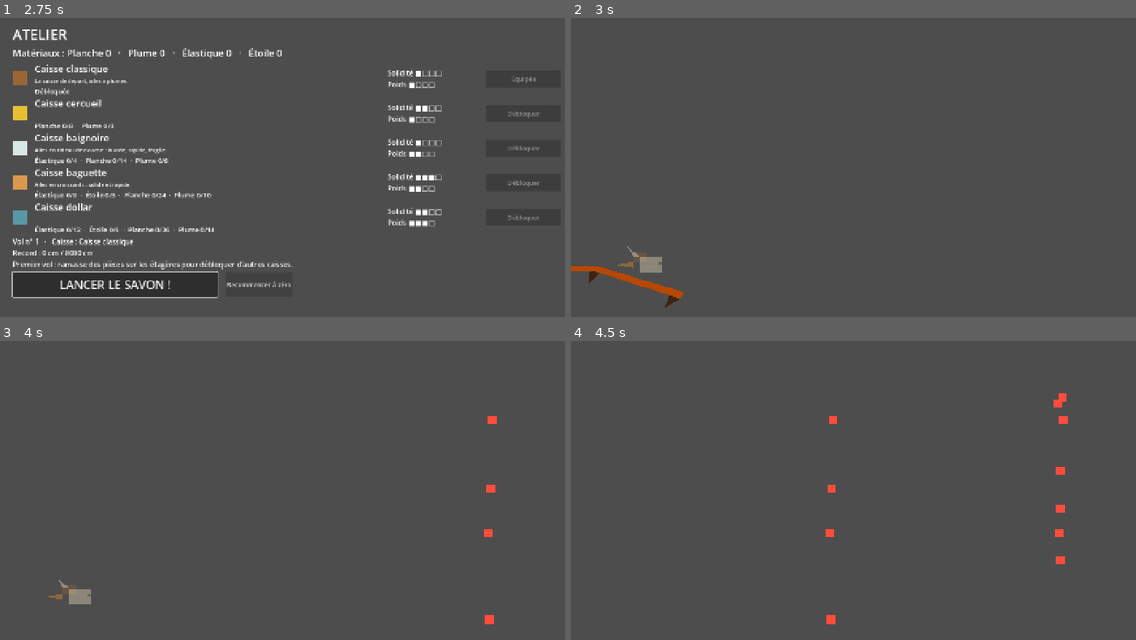
Above: before the commit, frames 1-4 (two rows, left to right).
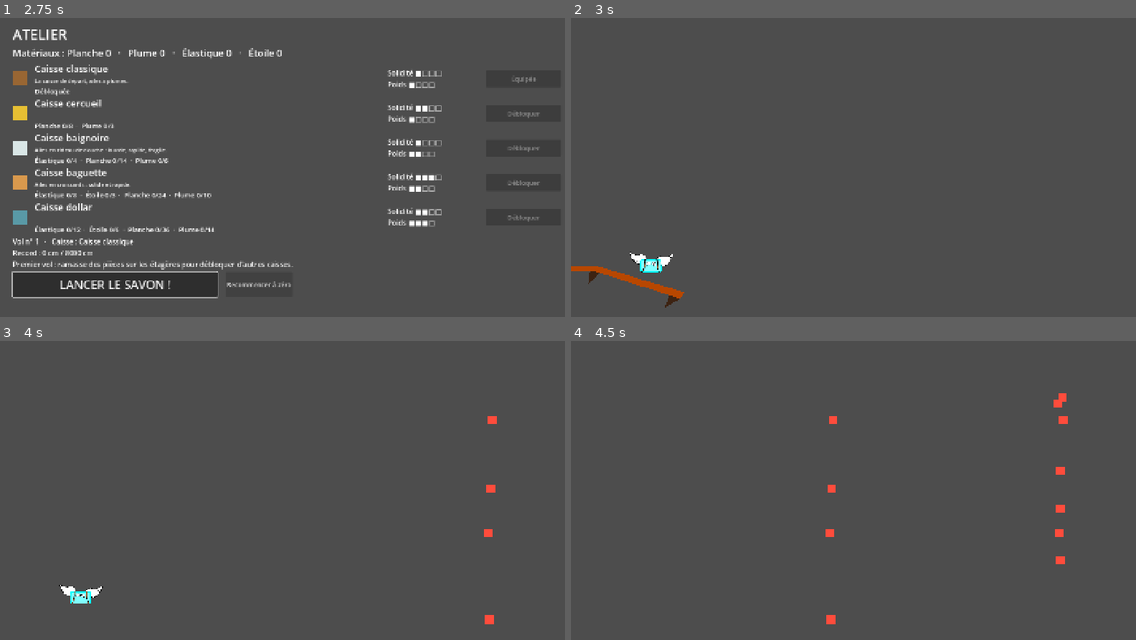
Above: after the commit, the same moments.

Repository: atostivint/LesAilesEtLaCaisse
Game: Godot game, scene res://scenes/atelier.tscn
Two runs of this game, one before a commit and one after it. Both use one fixed random seed, a clock stepped at 60 frames per second and the inputs below.
Inputs (mouse positions are in pixels of both pictures, inside the frame that each line leads up to):
- Up to frame 1 (2.75 s): click "Recommencer à zéro" at 0.5 s; click "Recommencer à zéro" at 1.25 s; click "Recommencer à zéro" at 2 s
- Up to frame 2 (3 s): click "LANCER LE SAVON !" at 2.75 s
- Up to frame 3 (4 s): move the mouse to (412, 484) at 3.52 s; hold Space (thrust) from 3.53 s (still down); click (412, 484) at 3.67 s
- Up to frame 4 (4.5 s): move the mouse to (740, 517) at 4.27 s; release Space (thrust) at 4.28 s

Frame 1 is identical in both runs. In frame 2, 0.4% of the frame differs, in the area x 8-19%, y 76-86%; in frame 3, 0.3%; in frame 4, nothing differs.

Commit message:
Integrate soap sprite

Diff:
--- a/scenes/soap.gd
+++ b/scenes/soap.gd
@@ -4,8 +4,64 @@
 var gravity: float
 var jet_thrust: float
 
+##  - les ailes battent en boucle (AnimationPlayer « WingsPlayer »), plus vite quand le jet est maintenu ;
+##  - les yeux regardent devant, puis de temps en temps en bas d'un côté ou de l'autre (peur de tomber) ;
+##  - la bouche change de forme en cycle ;
+##  - la caisse affichée est celle que le joueur a équipée.
+
+## Couleur du savon (teinte le fond ; le contour et le reflet restent intacts).
+@export var body_color := Color(0, 1, 1):
+	set(value):
+		body_color = value
+		if is_node_ready():
+			$Visuals/Fond.self_modulate = value
+
+@export_group("Ailes")
+## Vitesse du battement quand le jet est maintenu (1 = vitesse normale).
+@export_range(1.0, 4.0, 0.1) var flap_boost := 2.2
+
+@export_group("Regard")
+## Amplitude maximale des pupilles (unités du dessin : x de chaque côté, y vers le bas).
+@export var gaze_range := Vector2(5.0, 7.0)
+## Durée du coup d'oeil d'une position à l'autre (s).
+@export_range(0.02, 0.5, 0.01) var gaze_move_time := 0.12
+## Attente avant de regarder en bas : min et max (s).
+@export var glance_wait := Vector2(1.5, 4.0)
+## Durée d'un regard en bas : min et max (s).
+@export var glance_hold := Vector2(0.5, 1.0)
+
+@export_group("Bouche")
+## Formes de bouche, jouées dans l'ordre en boucle.
+@export var mouths: Array[Texture2D] = []
+## Temps entre deux formes de bouche (s).
+@export_range(0.2, 5.0, 0.1) var mouth_interval := 1.4
+
+## Vrai quand le jet est maintenu : les ailes battent plus vite.
+var thrusting := false:
+	set(value):
+		thrusting = value
+		if is_node_ready():
+			wings_player.speed_scale = flap_boost if value else 1.0
+
+var _mouth_index := 0
+var _looking_down := false
+var _gaze_tween: Tween
+
+@onready var wings_player: AnimationPlayer = $WingsPlayer
+@onready var pupil_left: Sprite2D = $Visuals/PupilleGauche
+@onready var pupil_right: Sprite2D = $Visuals/PupilleDroite
+@onready var mouth: Sprite2D = $Visuals/Bouche
+@onready var crate: Sprite2D = $Visuals/Caisse
+@onready var gaze_timer: Timer = $GazeTimer
+@onready var mouth_timer: Timer = $MouthTimer
+
 func _ready() -> void:
 	velocity = Vector2(1, 1)
+
+	$Visuals/Fond.self_modulate = body_color
+	mouth_timer.wait_time = mouth_interval
+	_show_mouth()
+	_wait_next_glance()
 
 func _physics_process(delta: float) -> void:
 	velocity += Vector2(0, gravity) * delta
@@ -17,3 +73,40 @@
 		velocity.y -= jet_thrust * delta
 
 	move_and_slide()
+
+
+func set_crate_texture(texture: Texture2D) -> void:
+	## La caisse portée sur le dos : celle équipée à l'atelier (CrateData.texture).
+	crate.texture = texture
+
+
+func look(direction: Vector2) -> void:
+	## Déplace les pupilles vers `direction` (x et y entre -1 et 1, y positif = en bas), en douceur.
+	var target := direction.clampf(-1.0, 1.0) * gaze_range
+	if _gaze_tween:
+		_gaze_tween.kill()
+	_gaze_tween = create_tween().set_parallel(true)
+	_gaze_tween.tween_property(pupil_left, "position", target, gaze_move_time)
+	_gaze_tween.tween_property(pupil_right, "position", target, gaze_move_time)
+
+
+func _wait_next_glance() -> void:
+	var span := glance_hold if _looking_down else glance_wait
+	gaze_timer.start(randf_range(span.x, span.y))
+
+
+func _on_gaze_timer_timeout() -> void:
+	## Regard devant -> regard en bas à gauche, devant ou à droite -> regard devant...
+	_looking_down = not _looking_down
+	look(Vector2(randi_range(-1, 1), 1.0) if _looking_down else Vector2.ZERO)
+	_wait_next_glance()
+
+
+func _on_mouth_timer_timeout() -> void:
+	_mouth_index = (_mouth_index + 1) % maxi(mouths.size(), 1)
+	_show_mouth()
+
+
+func _show_mouth() -> void:
+	if not mouths.is_empty():
+		mouth.texture = mouths[_mouth_index]
--- a/scenes/soap.tscn
+++ b/scenes/soap.tscn
@@ -1,9 +1,17 @@
 [gd_scene format=3 uid="uid://5yrrq8pk76qm"]
 
 [ext_resource type="Script" uid="uid://b2fgre7yn5pks" path="res://scenes/soap.gd" id="1_3de1x"]
+[ext_resource type="Texture2D" uid="uid://dtaqxwt3eml0l" path="res://artwork/sprites/aile_gauche.svg" id="2_aij5l"]
+[ext_resource type="Texture2D" uid="uid://b27rq47akl4pl" path="res://artwork/sprites/aile_droite.svg" id="3_wwpv0"]
+[ext_resource type="Texture2D" uid="uid://codbfaocqrx5e" path="res://artwork/sprites/savon_bleu_fond.svg" id="4_ds3sy"]
+[ext_resource type="Texture2D" uid="uid://dxopa0kyyetjg" path="res://artwork/sprites/savon_bleu_reflet.svg" id="6_j470b"]
+[ext_resource type="Texture2D" uid="uid://b48vn28w7brq0" path="res://artwork/sprites/savon_bleu_sangles.svg" id="7_4ebm5"]
+[ext_resource type="Texture2D" uid="uid://cxuba43e4c00v" path="res://artwork/sprites/savon_bleu_yeux_blancs.svg" id="8_13xq4"]
+[ext_resource type="Texture2D" uid="uid://lupppk2b8v83" path="res://artwork/sprites/savon_bleu_pupille_gauche.svg" id="9_llde2"]
+[ext_resource type="Texture2D" uid="uid://dy3thawbe65cp" path="res://artwork/sprites/savon_bleu_pupille_droite.svg" id="10_ry3tp"]
 
 [sub_resource type="RectangleShape2D" id="RectangleShape2D_soap"]
-size = Vector2(56, 38)
+size = Vector2(56, 34)
 
 [sub_resource type="Animation" id="Animation_blink"]
 resource_name = "blink"
@@ -27,32 +35,127 @@
 &"blink": SubResource("Animation_blink")
 }
 
+[sub_resource type="Animation" id="Animation_514rs"]
+resource_name = "blink"
+length = 0.1667
+loop_mode = 1
+tracks/0/type = "value"
+tracks/0/imported = false
+tracks/0/enabled = true
+tracks/0/path = NodePath(".:modulate")
+tracks/0/interp = 1
+tracks/0/loop_wrap = true
+tracks/0/keys = {
+"times": PackedFloat32Array(0, 0.0833),
+"transitions": PackedFloat32Array(1, 1),
+"update": 1,
+"values": [Color(1, 1, 1, 0.35), Color(1, 1, 1, 1)]
+}
+
+[sub_resource type="AnimationLibrary" id="AnimationLibrary_ty8jq"]
+_data = {
+&"blink": SubResource("Animation_514rs")
+}
+
+[sub_resource type="Animation" id="Animation_flap"]
+resource_name = "flap"
+length = 0.5
+loop_mode = 1
+tracks/0/type = "value"
+tracks/0/imported = false
+tracks/0/enabled = true
+tracks/0/path = NodePath("Visuals/AileGauche:rotation")
+tracks/0/interp = 2
+tracks/0/loop_wrap = true
+tracks/0/keys = {
+"times": PackedFloat32Array(0, 0.25, 0.5),
+"transitions": PackedFloat32Array(1, 1, 1),
+"update": 0,
+"values": [0.45, -0.35, 0.45]
+}
+tracks/1/type = "value"
+tracks/1/imported = false
+tracks/1/enabled = true
+tracks/1/path = NodePath("Visuals/AileDroite:rotation")
+tracks/1/interp = 2
+tracks/1/loop_wrap = true
+tracks/1/keys = {
+"times": PackedFloat32Array(0, 0.25, 0.5),
+"transitions": PackedFloat32Array(1, 1, 1),
+"update": 0,
+"values": [-0.45, 0.35, -0.45]
+}
+
+[sub_resource type="AnimationLibrary" id="AnimationLibrary_al1vb"]
+_data = {
+&"flap": SubResource("Animation_flap")
+}
+
 [node name="Soap" type="CharacterBody2D" unique_id=674192252]
-modulate = Color(1, 1, 1, 0.35)
 script = ExtResource("1_3de1x")
 
 [node name="CollisionShape2D" type="CollisionShape2D" parent="." unique_id=795917749]
 shape = SubResource("RectangleShape2D_soap")
-
-[node name="Crate" type="Polygon2D" parent="." unique_id=1679724855]
-color = Color(0.6, 0.4, 0.2, 1)
-polygon = PackedVector2Array(-46, -30, -10, -30, -10, -6, -46, -6)
-
-[node name="Wing" type="Polygon2D" parent="." unique_id=295543357]
-color = Color(0.97, 0.97, 0.9, 1)
-polygon = PackedVector2Array(-30, -22, -62, -48, -44, -22)
-
-[node name="Body" type="Polygon2D" parent="." unique_id=72615770]
-color = Color(1, 0.95, 0.8, 1)
-polygon = PackedVector2Array(-28, -19, 28, -19, 28, 19, -28, 19)
-
-[node name="Nose" type="Polygon2D" parent="." unique_id=1407764311]
-color = Color(0.15, 0.1, 0.05, 1)
-polygon = PackedVector2Array(18, -8, 27, -8, 27, 0, 18, 0)
-
-[node name="Flame" type="Polygon2D" parent="." unique_id=1535915072]
-color = Color(1, 0.6, 0.1, 1)
-polygon = PackedVector2Array(-46, -8, -46, 8, -90, 0)
+debug_color = Color(0.97, 0, 0.01616642, 0.41960785)
 
 [node name="AnimationPlayer" type="AnimationPlayer" parent="." unique_id=851107047]
 libraries/ = SubResource("AnimationLibrary_soap")
+
+[node name="Visuals" type="Node2D" parent="." unique_id=570247325]
+scale = Vector2(0.29, 0.29)
+
+[node name="AileGauche" type="Node2D" parent="Visuals" unique_id=617220446]
+position = Vector2(-57.4, -38.2)
+rotation = 0.45
+
+[node name="Sprite" type="Sprite2D" parent="Visuals/AileGauche" unique_id=1897507841]
+position = Vector2(-50.2, -38.7)
+texture = ExtResource("2_aij5l")
+
+[node name="AileDroite" type="Node2D" parent="Visuals" unique_id=961185788]
+position = Vector2(59.3, -21.7)
+rotation = -0.45
+
+[node name="Sprite" type="Sprite2D" parent="Visuals/AileDroite" unique_id=428649551]
+position = Vector2(50.2, -38.7)
+texture = ExtResource("3_wwpv0")
+
+[node name="Caisse" type="Sprite2D" parent="Visuals" unique_id=967754725]
+position = Vector2(0, -107.93)
+
+[node name="Fond" type="Sprite2D" parent="Visuals" unique_id=1799005951]
+texture = ExtResource("4_ds3sy")
+
+[node name="Reflet" type="Sprite2D" parent="Visuals" unique_id=906688944]
+texture = ExtResource("6_j470b")
+
+[node name="Sangles" type="Sprite2D" parent="Visuals" unique_id=2064047302]
+texture = ExtResource("7_4ebm5")
+
+[node name="YeuxBlancs" type="Sprite2D" parent="Visuals" unique_id=1882783717]
+texture = ExtResource("8_13xq4")
+
+[node name="PupilleGauche" type="Sprite2D" parent="Visuals" unique_id=310623763]
+texture = ExtResource("9_llde2")
+
+[node name="PupilleDroite" type="Sprite2D" parent="Visuals" unique_id=844975146]
+texture = ExtResource("10_ry3tp")
+
+[node name="Bouche" type="Sprite2D" parent="Visuals" unique_id=1751719021]
+
+[node name="AnimationPlayer2" type="AnimationPlayer" parent="." unique_id=1686624989]
+libraries/ = SubResource("AnimationLibrary_ty8jq")
+
+[node name="WingsPlayer" type="AnimationPlayer" parent="." unique_id=908206583]
+libraries/ = SubResource("AnimationLibrary_al1vb")
+autoplay = &"flap"
+
+[node name="GazeTimer" type="Timer" parent="." unique_id=1427567382]
+one_shot = true
+
+[node name="MouthTimer" type="Timer" parent="." unique_id=1487968087]
+wait_time = 1.4
+autostart = true
+
+[connection signal="timeout" from="GazeTimer" to="." method="_on_gaze_timer_timeout"]
+[connection signal="timeout" from="MouthTimer" to="." method="_on_mouth_timer_timeout"]
--- a/scripts/soap.gd
+++ /dev/null
@@ -1,99 +0,0 @@
-class_name Soap
-extends Node2D
-## Le savon en vol (scene soap.tscn) : tous les dessins sont des Sprite2D sous `Visuals`.
-## Ce script ne fait que de l'habillage, la physique reste dans FlightSim :
-##  - les ailes battent en boucle (AnimationPlayer « WingsPlayer »), plus vite quand le jet est maintenu ;
-##  - les yeux regardent devant, puis de temps en temps en bas d'un côté ou de l'autre (peur de tomber) ;
-##  - la bouche change de forme en cycle ;
-##  - la caisse affichée est celle que le joueur a équipée.
-## Le clignotement après un piège (AnimationPlayer « AnimationPlayer ») est piloté par vol.gd.
-
-## Couleur du savon (teinte le fond ; le contour et le reflet restent intacts).
-@export var body_color := Color(0, 1, 1):
-	set(value):
-		body_color = value
-		if is_node_ready():
-			$Visuals/Fond.self_modulate = value
-
-@export_group("Ailes")
-## Vitesse du battement quand le jet est maintenu (1 = vitesse normale).
-@export_range(1.0, 4.0, 0.1) var flap_boost := 2.2
-
-@export_group("Regard")
-## Amplitude maximale des pupilles (unités du dessin : x de chaque côté, y vers le bas).
-@export var gaze_range := Vector2(5.0, 7.0)
-## Durée du coup d'oeil d'une position à l'autre (s).
-@export_range(0.02, 0.5, 0.01) var gaze_move_time := 0.12
-## Attente avant de regarder en bas : min et max (s).
-@export var glance_wait := Vector2(1.5, 4.0)
-## Durée d'un regard en bas : min et max (s).
-@export var glance_hold := Vector2(0.5, 1.0)
-
-@export_group("Bouche")
-## Formes de bouche, jouées dans l'ordre en boucle.
-@export var mouths: Array[Texture2D] = []
-## Temps entre deux formes de bouche (s).
-@export_range(0.2, 5.0, 0.1) var mouth_interval := 1.4
-
-## Vrai quand le jet est maintenu : les ailes battent plus vite.
-var thrusting := false:
-	set(value):
-		thrusting = value
-		if is_node_ready():
-			wings_player.speed_scale = flap_boost if value else 1.0
-
-var _mouth_index := 0
-var _looking_down := false
-var _gaze_tween: Tween
-
-@onready var wings_player: AnimationPlayer = $WingsPlayer
-@onready var pupil_left: Sprite2D = $Visuals/PupilleGauche
-@onready var pupil_right: Sprite2D = $Visuals/PupilleDroite
-@onready var mouth: Sprite2D = $Visuals/Bouche
-@onready var crate: Sprite2D = $Visuals/Caisse
-@onready var gaze_timer: Timer = $GazeTimer
-@onready var mouth_timer: Timer = $MouthTimer
-
-
-func _ready() -> void:
-	$Visuals/Fond.self_modulate = body_color
-	mouth_timer.wait_time = mouth_interval
-	_show_mouth()
-	_wait_next_glance()
-
-
-func set_crate_texture(texture: Texture2D) -> void:
-	## La caisse portée sur le dos : celle équipée à l'atelier (CrateData.texture).
-	crate.texture = texture
-
-
-func look(direction: Vector2) -> void:
-	## Déplace les pupilles vers `direction` (x et y entre -1 et 1, y positif = en bas), en douceur.
-	var target := direction.clampf(-1.0, 1.0) * gaze_range
-	if _gaze_tween:
-		_gaze_tween.kill()
-	_gaze_tween = create_tween().set_parallel(true)
-	_gaze_tween.tween_property(pupil_left, "position", target, gaze_move_time)
-	_gaze_tween.tween_property(pupil_right, "position", target, gaze_move_time)
-
-
-func _wait_next_glance() -> void:
-	var span := glance_hold if _looking_down else glance_wait
-	gaze_timer.start(randf_range(span.x, span.y))
-
-
-func _on_gaze_timer_timeout() -> void:
-	## Regard devant -> regard en bas à gauche, devant ou à droite -> regard devant...
-	_looking_down = not _looking_down
-	look(Vector2(randi_range(-1, 1), 1.0) if _looking_down else Vector2.ZERO)
-	_wait_next_glance()
-
-
-func _on_mouth_timer_timeout() -> void:
-	_mouth_index = (_mouth_index + 1) % maxi(mouths.size(), 1)
-	_show_mouth()
-
-
-func _show_mouth() -> void:
-	if not mouths.is_empty():
-		mouth.texture = mouths[_mouth_index]
Not shown, removed: scripts/soap.gd.uid
